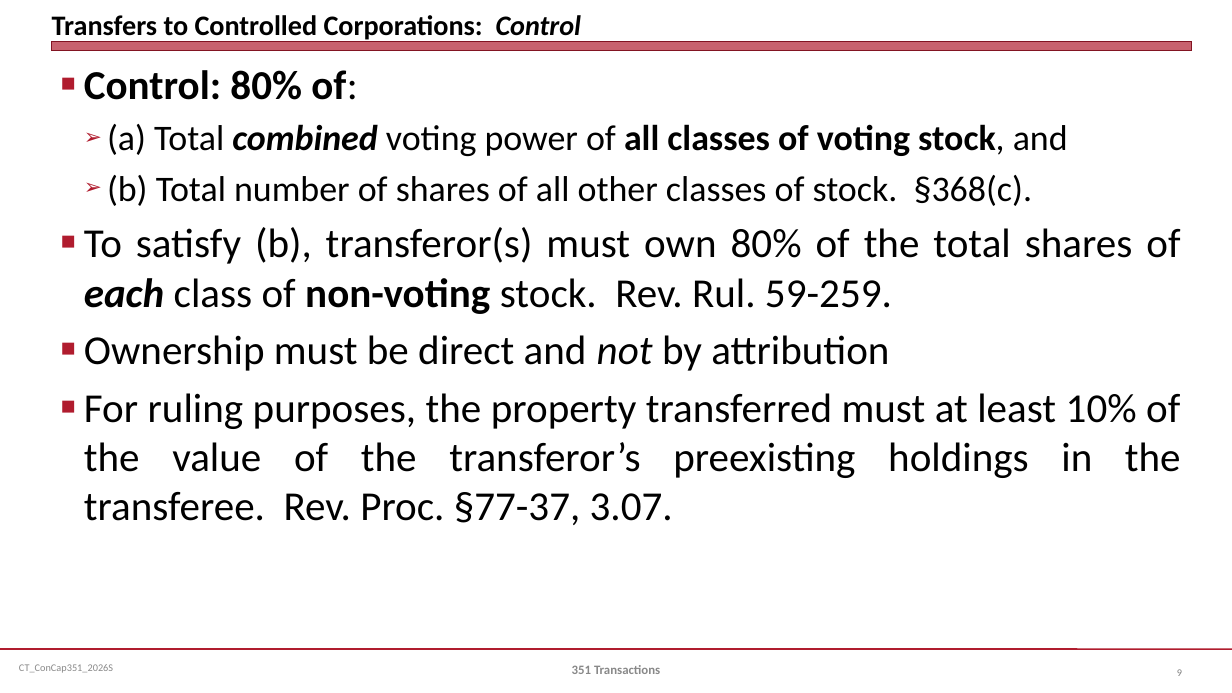
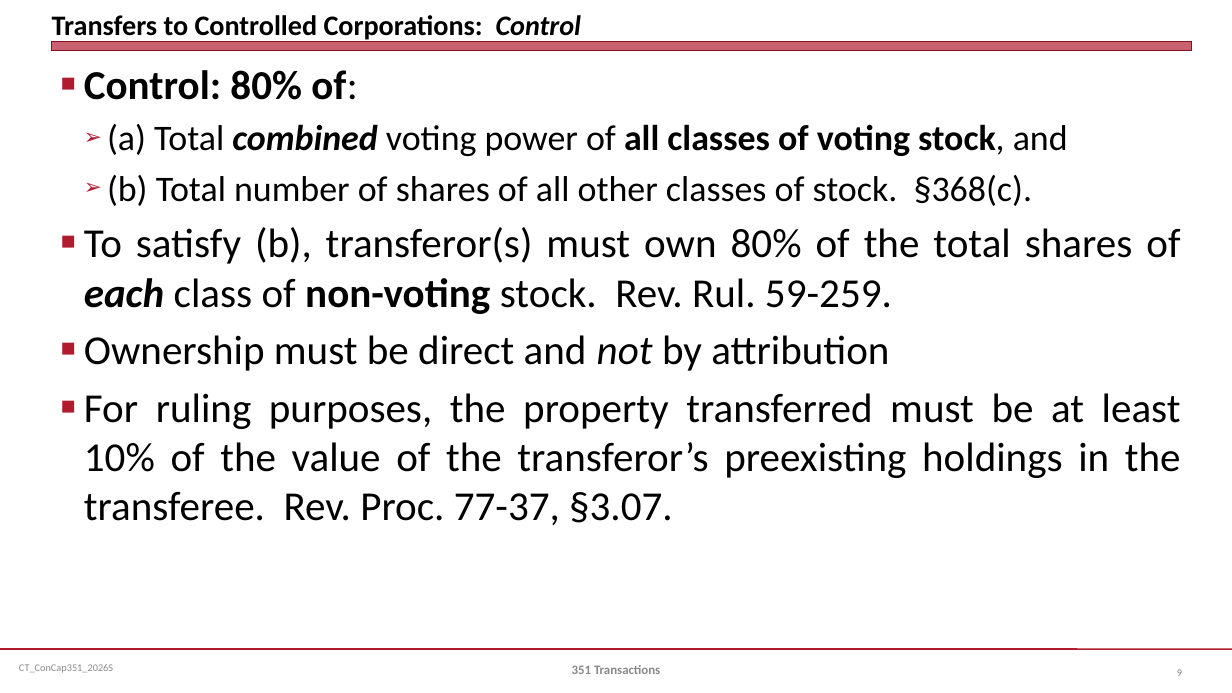
Before and after one commit to jmc877/Corporate-Tax, a slide deck: slide 9 of slides/CT_ConCap351_2026S.pptx. Drawn at 1232x693 pixels with LibreOffice and Linux fonts; fonts in the diff are those of the drawing. Boxes give left, top, right and bottom in pixels: in the first picture for what was removed or moved away, otherwise in the second. Text is boxed around its words. In the diff, an @@ line names an element or a change of style, - is before the commit and + after.

```diff
--- a/slides/CT_ConCap351_2026S.pptx
+++ b/slides/CT_ConCap351_2026S.pptx
@@ text at [84, 393, 1181, 525]: text changed @@
-■ For ruling purposes, the property transferred must at least 10% of the value of the transferor’s preexisting holdings in the transferee. Rev. Proc. §77-37, 3.07.
+■ For ruling purposes, the property transferred must be at least 10% of the value of the transferor’s preexisting holdings in the transferee. Rev. Proc. 77-37, §3.07.
```
Also in this commit, not shown: 8 other slides changed, 3 other files.
